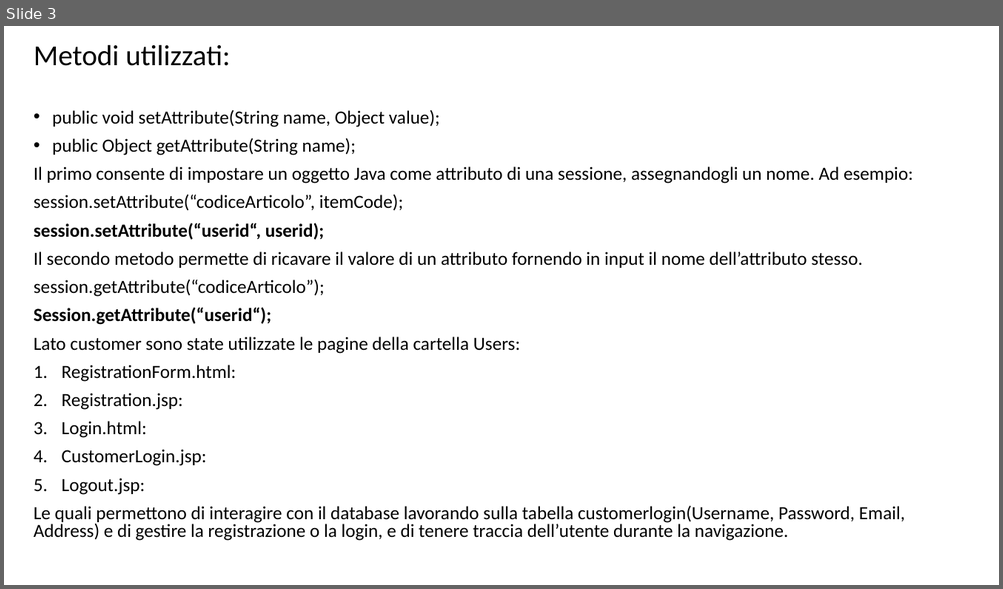
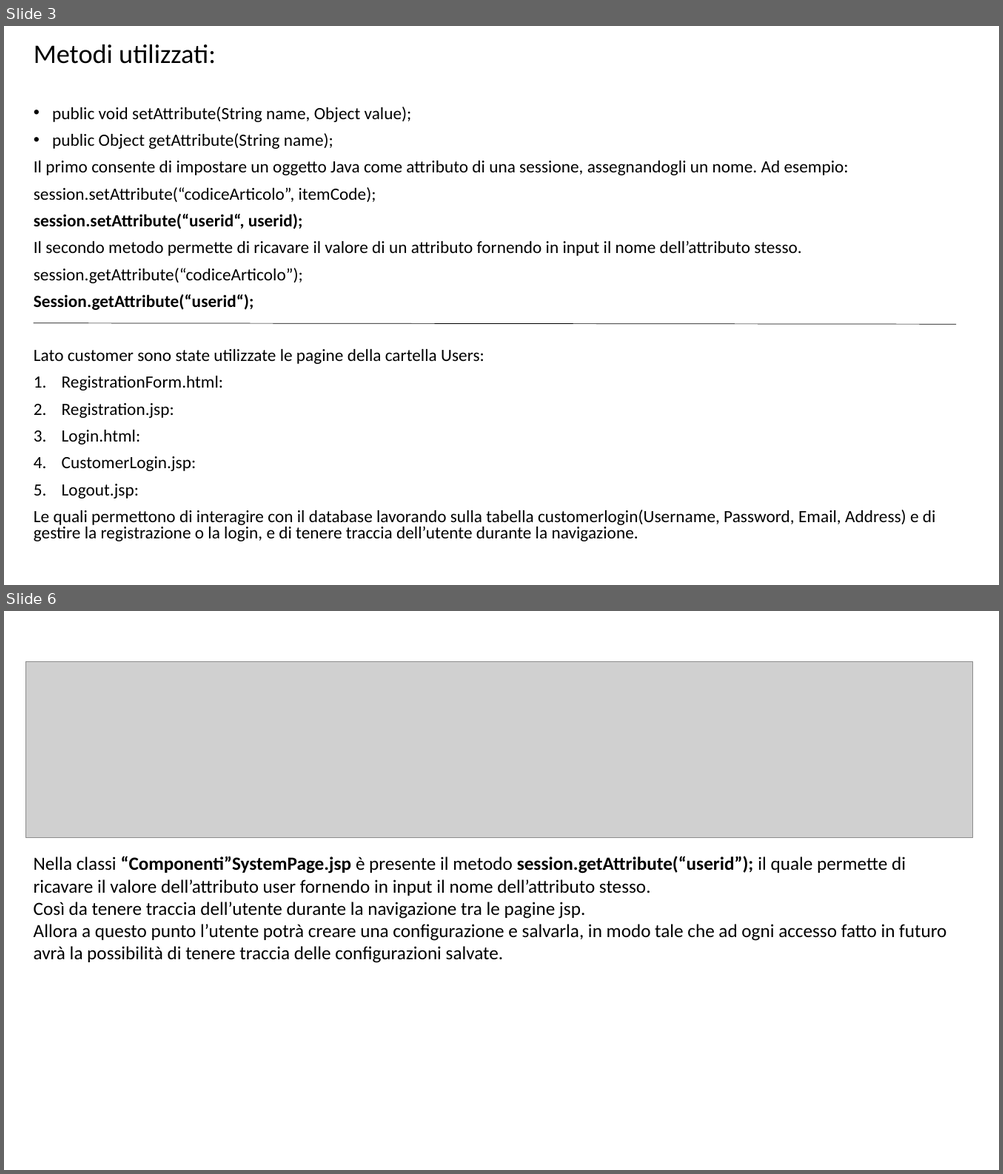
Before and after one commit to EugeHysa/VirtualPCConfiguration, a slide deck: Presentazione nino.pptx. Shown one above the other, each under a label of ours: slide 3 before the commit, slides 3 and 6 after it; the slides between them are not shown. The pictures are 1003x589 and 1003x1174 pixels, drawn with LibreOffice and Linux fonts; fonts in the diff are those of the drawing; grey boxes stand for pictures. Boxes give left, top, right and bottom in pixels: in the first picture for what was removed or moved away, otherwise in the second. Text is boxed around its words. In the diff, an @@ line names an element or a change of style, - is before the commit and + after.

```diff
--- a/Presentazione nino.pptx
+++ b/Presentazione nino.pptx
@@ slide 6 added at bbox=[4, 611, 999, 1170], background #FFFFFF @@
@@ picture added at bbox=[25, 662, 973, 839] @@
@@ text added at bbox=[34, 856, 946, 963], 18 pt, text #000000 @@
+Nella classi “Componenti”SystemPage.jsp è presente il metodo session.getAttribute(“userid”); il quale permette di ricavare il valore dell’attributo user fornendo in input il nome dell’attributo stesso.
+Così da tenere traccia dell’utente durante la navigazione tra le pagine jsp.
+Allora a questo punto l’utente potrà creare una configurazione e salvarla, in modo tale che ad ogni accesso fatto in futuro avrà la possibilità di tenere traccia delle configurazioni salvate.
@@ slide 3 changed as well @@
@@ text "Metodi utilizzati:" at bbox=[34, 44, 936, 542]: size 28 to 25.9 pt in "Metodi utilizzati:"; size 18 to 16.6 pt @@
@@ line added from (33, 323) to (956, 324), #000000 0.5 pt @@
```
Also in this commit, not shown: 3 other slides changed, 4 other slides added.
